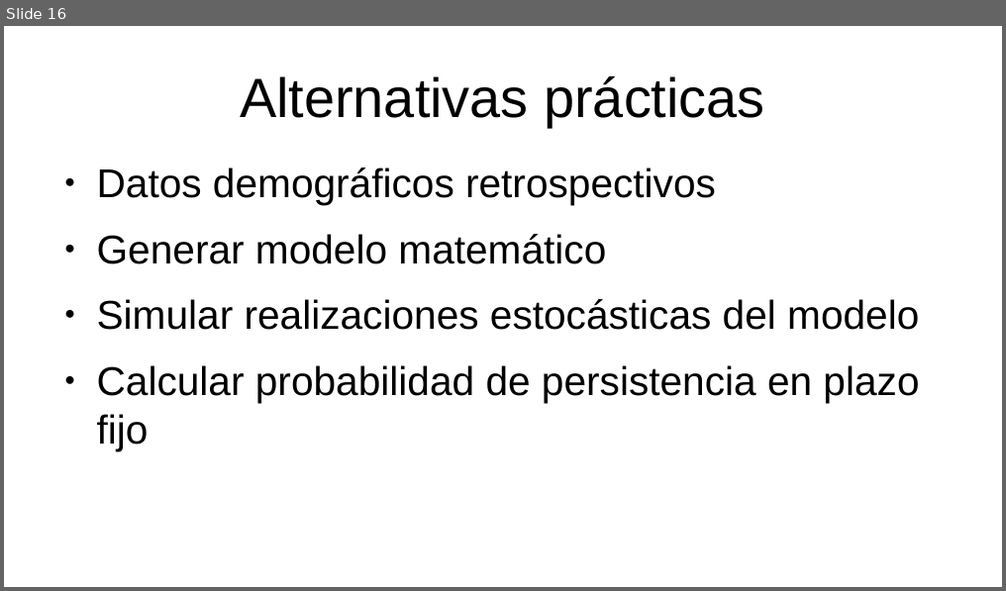
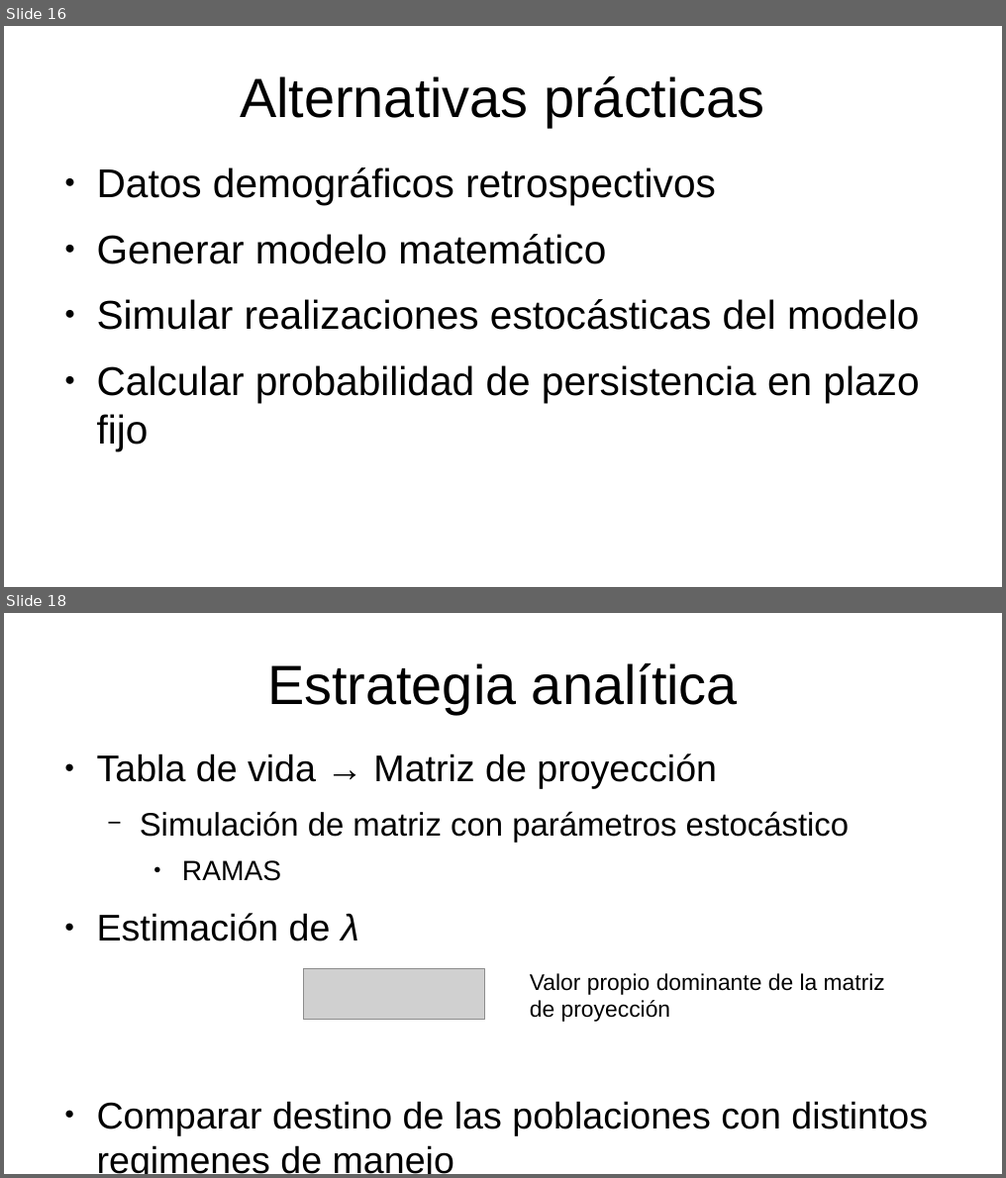
Before and after one commit to gerardommc/Ecologia-poblaciones, a slide deck: Unidad-5/Analisis-viabilidad.odp. Shown one above the other, each under a label of ours: slide 16 before the commit, slides 16 and 18 after it; the slides between them are not shown. The pictures are 1006x591 and 1006x1178 pixels, drawn with LibreOffice and Linux fonts; fonts in the diff are those of the drawing; grey boxes stand for pictures. Boxes give left, top, right and bottom in pixels: in the first picture for what was removed or moved away, otherwise in the second. Text is boxed around its words. In the diff, an @@ line names an element or a change of style, - is before the commit and + after.

```diff
--- a/Unidad-5/Analisis-viabilidad.odp
+++ b/Unidad-5/Analisis-viabilidad.odp
@@ slide 18 added at box(4, 613, 1002, 1174), background #FFFFFF @@
@@ title added at box(267, 663, 738, 714), 44 pt, text #000000 @@
+Estrategia analítica
@@ text added at box(97, 754, 928, 1174), 29.6 pt, text #000000 @@
+● Tabla de vida → Matriz de proyección
+  − Simulación de matriz con parámetros estocástico
+    ● RAMAS
+● Estimación de λ
+● Comparar destino de las poblaciones con distintos regimenes de manejo
@@ picture added at box(303, 969, 485, 1021) @@
@@ text added at box(530, 973, 885, 1022), 18 pt, text #000000 @@
+Valor propio dominante de la matriz de proyección
```
Also in this commit, not shown: 1 slide changed, 1 other slide added, 14 other files.
